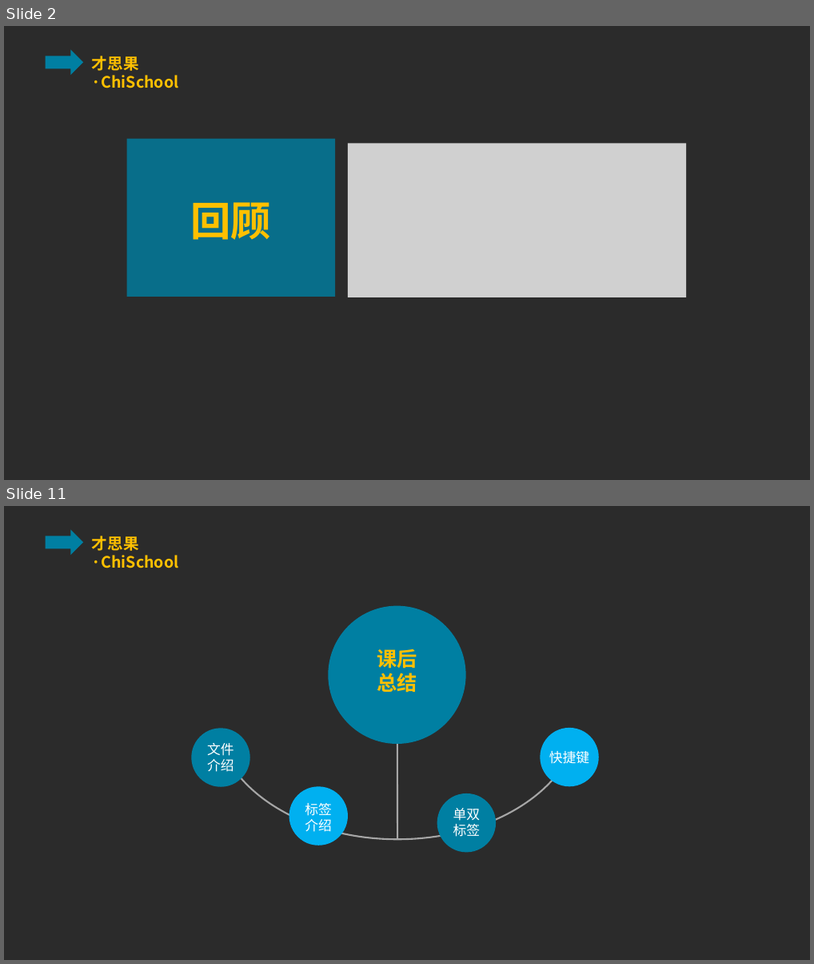
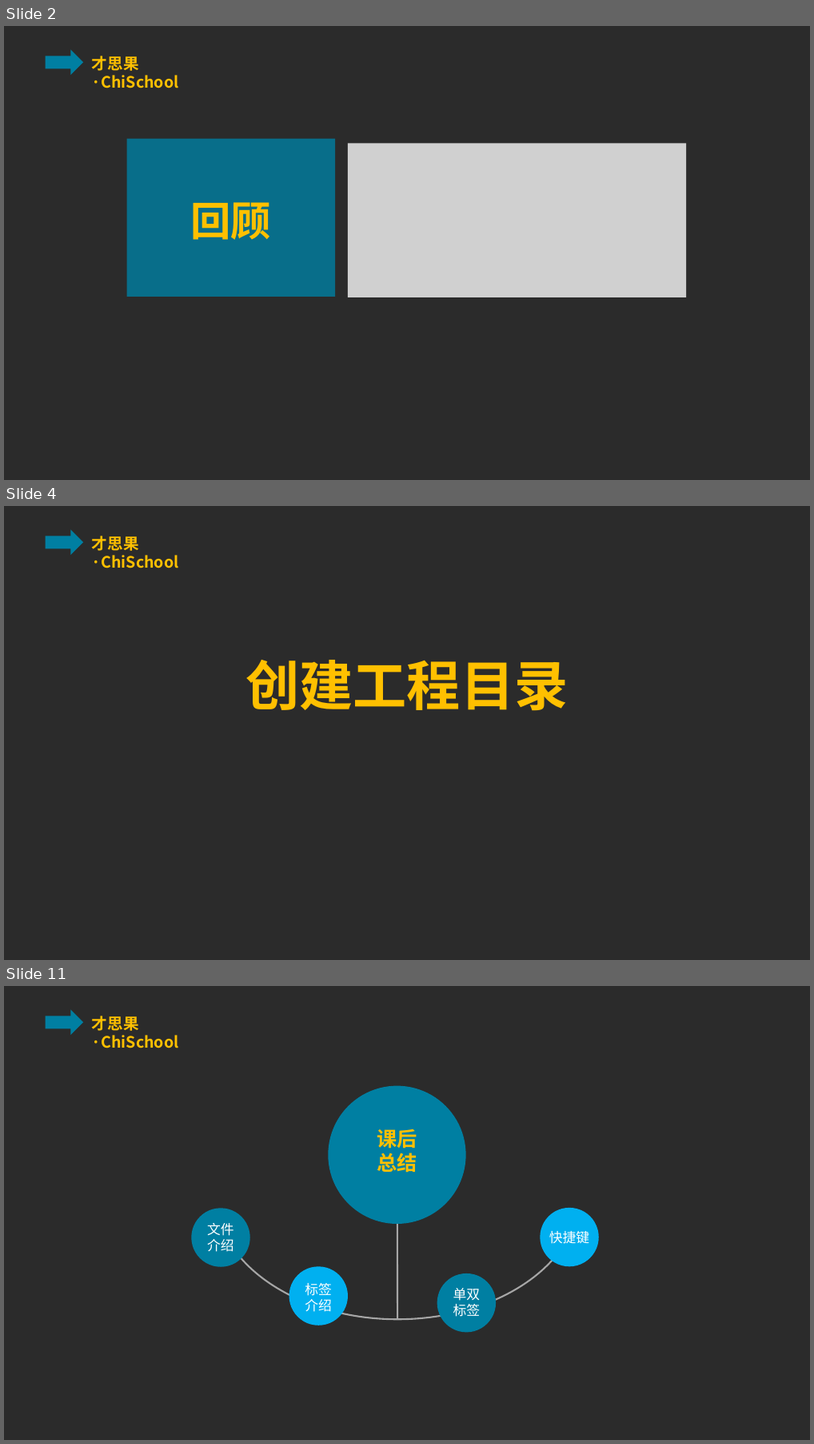
Before and after one commit to ppliu1987/chichool, a slide deck: html/class/lesson_four/lesson_four.pptx. Shown one above the other, each under a label of ours: slides 2 and 11 before the commit, slides 2, 4 and 11 after it; the slides between them are not shown. The pictures are 814x964 and 814x1444 pixels, drawn with LibreOffice and Linux fonts; fonts in the diff are those of the drawing; grey boxes stand for pictures; background and template pictures are left out; a plain dark background stands for a picture behind light text. Boxes give left, top, right and bottom in pixels: in the first picture for what was removed or moved away, otherwise in the second. Text is boxed around its words. In the diff, an @@ line names an element or a change of style, - is before the commit and + after.

```diff
--- a/html/class/lesson_four/lesson_four.pptx
+++ b/html/class/lesson_four/lesson_four.pptx
@@ slide 4 added at [4,506,810,960], background picture (left out); not listed: 2 template elements that a slide beside it also shows @@
@@ text added at [246,660,568,711], 48 pt, text #FFC000, bold @@
+创建工程目录
```
Also in this commit, not shown: 1 slide changed, 7 other slides added, 8 slides removed.
